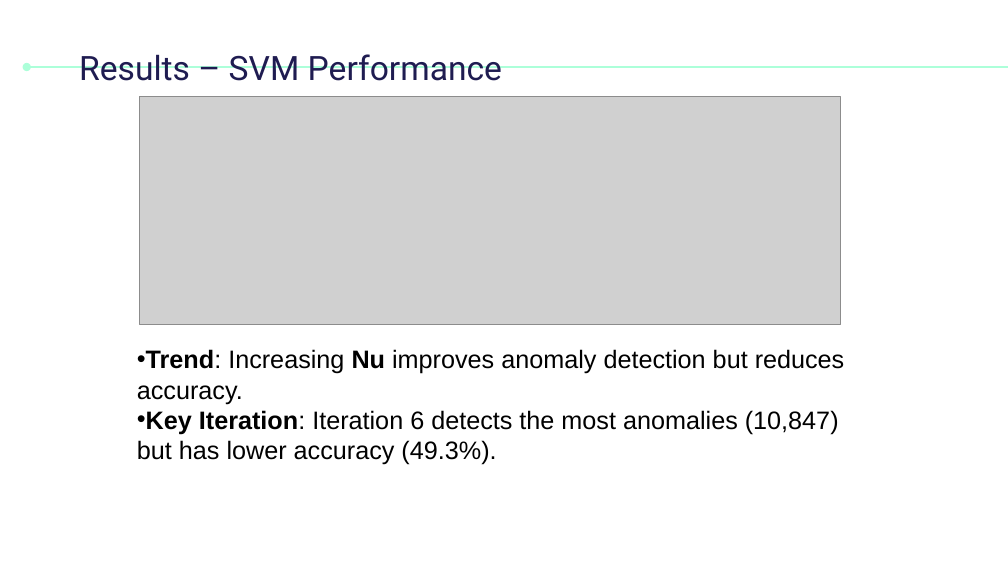
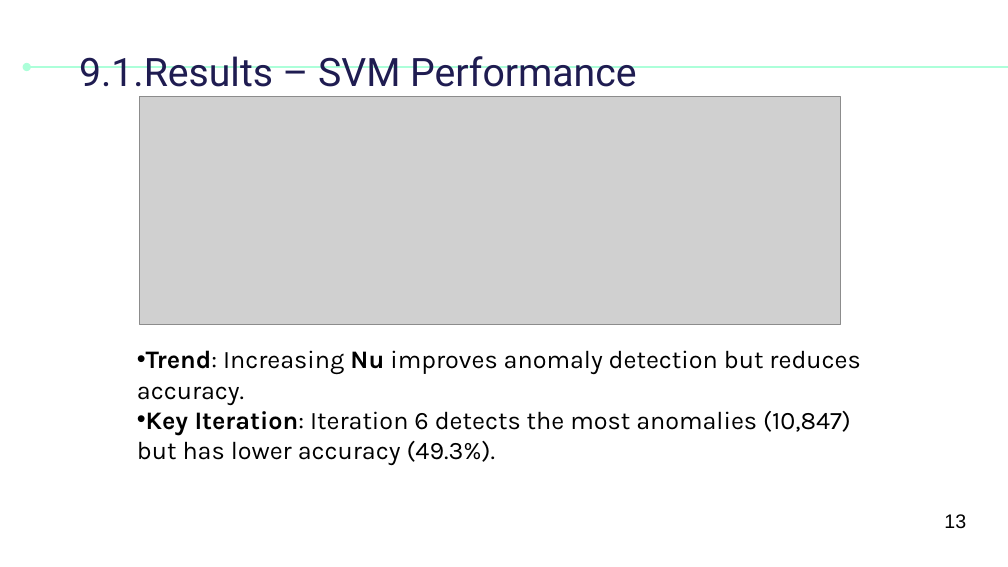
Before and after one commit to MehemmedTagizade/CyberLab1_, a slide deck: slide 13 of Mahammad_Taghizade_CSLAB_I.pptx. Drawn at 1008x567 pixels with LibreOffice and Linux fonts; fonts in the diff are those of the drawing; grey boxes stand for pictures. Boxes give left, top, right and bottom in pixels: in the first picture for what was removed or moved away, otherwise in the second. Text is boxed around its words. In the diff, an @@ line names an element or a change of style, - is before the commit and + after.

```diff
--- a/Mahammad_Taghizade_CSLAB_I.pptx
+++ b/Mahammad_Taghizade_CSLAB_I.pptx
@@ title at (79, 56, 636, 97): text changed; size 24 to 28 pt @@
-Results – SVM Performance
+9.1.Results – SVM Performance
@@ text "Trend: Increasing Nu improves anomaly ..." at (137, 350, 860, 466): font Arial to Karla @@
@@ text added at (944, 514, 966, 529), 14 pt, text #000000 @@
+13
```
Also in this commit, not shown: 20 other slides changed, 1 other file.
